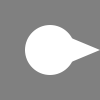
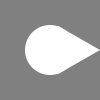
Layers edited between the first and the second w=100, h=100 image:
showed "Polygon 2 copy" over [58, 26, 100, 74]
hid "Polygon 1" over [70, 35, 100, 65]
